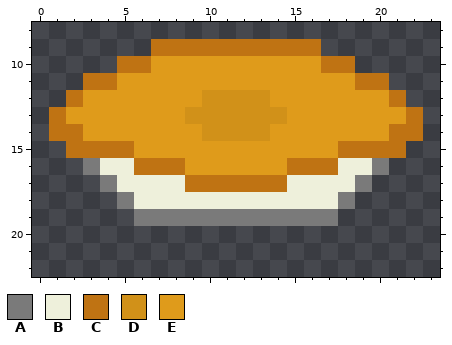
Edited in one commit: pixel-art sprite (src/img/dishes/pumpkin-pie.png). Above is the file before it was changed.
The file is 24x24 pixels. Shown: x 0..23, y 8..22.
Palette (. is transparent): A #7a7a7a  B #eef0db  C #bf7313  D #d19119  E #df9b1b
Pixels before, first column x 1:
 9 ......CCCCCCCCCC......
10 ....CCEEEEEEEEEECC....
11 ..CCEEEEEEEEEEEEEECC..
12 .CEEEEEEEDDDDEEEEEEEC.
13 CEEEEEEEDDDDDDEEEEEEEC
14 CCEEEEEEEDDDDEEEEEEECC
15 .CCCCEEEEEEEEEEEECCCC.
16 ..ABBCCCEEEEEECCCBBA..
17 ...ABBBBCCCCCCBBBBA...
18 ....ABBBBBBBBBBBBA....
19 .....AAAAAAAAAAAA.....
And afterwards:
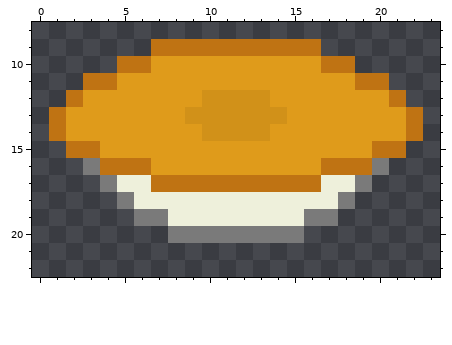
Changes in this commit:
Changed rows in their new state; - is an unchanged pixel.
first column x 2:
14 E------------------E
15 --EE------------EE--
16 --CC-EE------EE-CC--
17 -----CC------CC-----
19 ------BBBBBBBB------
20 ------AAAAAAAA------
Where, in picture pixels (left, top, right, bottom), the same in both pictures:
changed: (66, 124, 406, 243)
